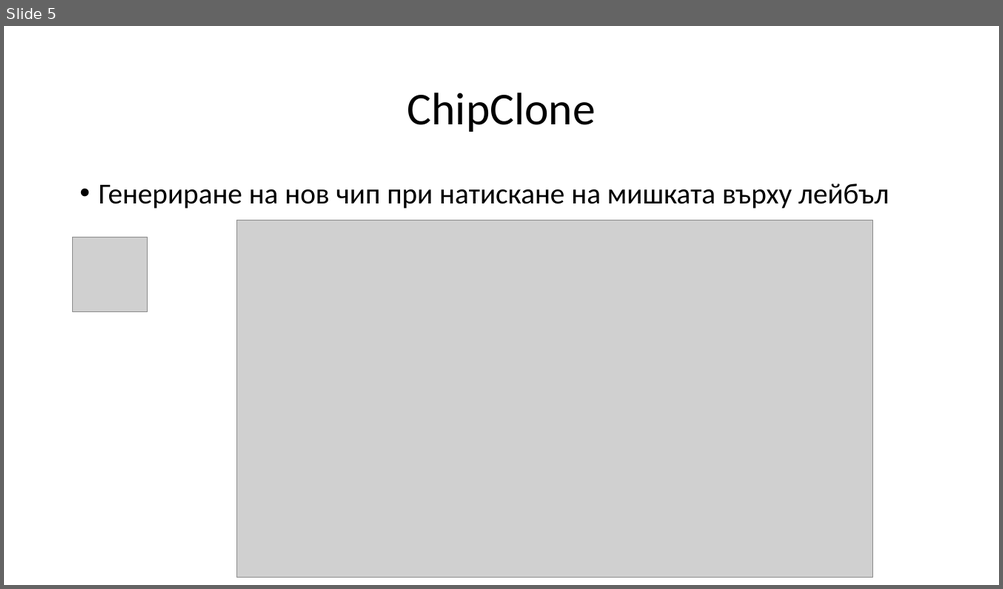
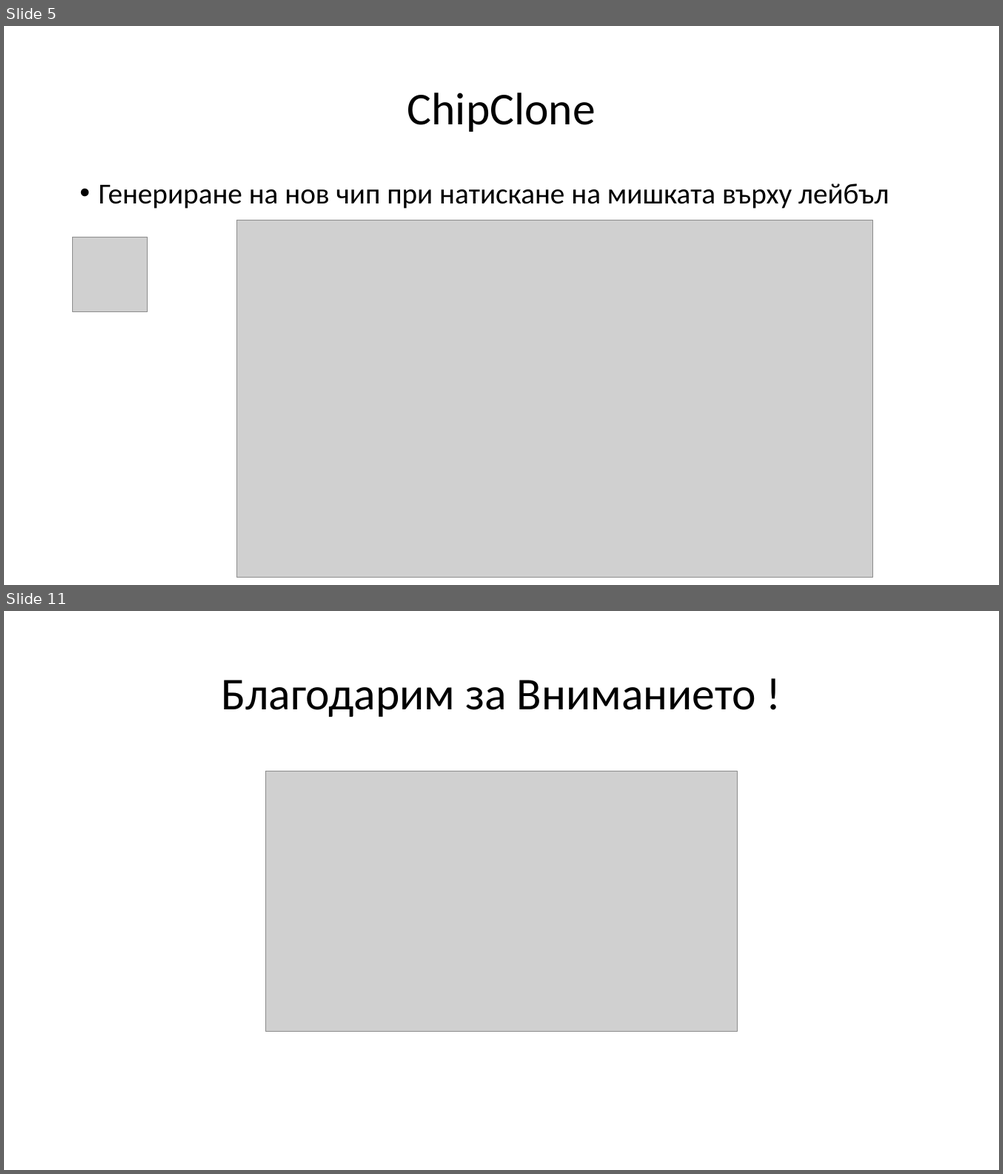
Before and after one commit to moplest/dsfsfdfds, a slide deck: Prezentaciq/problemiii.pptx. Shown one above the other, each under a label of ours: slide 5 before the commit, slides 5 and 11 after it; the slides between them are not shown. The pictures are 1003x589 and 1003x1174 pixels, drawn with LibreOffice and Linux fonts; fonts in the diff are those of the drawing; grey boxes stand for pictures. Boxes give left, top, right and bottom in pixels: in the first picture for what was removed or moved away, otherwise in the second. Text is boxed around its words. In the diff, an @@ line names an element or a change of style, - is before the commit and + after.

```diff
--- a/Prezentaciq/problemiii.pptx
+++ b/Prezentaciq/problemiii.pptx
@@ slide 11 added at [4,611,999,1170], background #FFFFFF @@
@@ title added at [221,680,756,717], 44 pt, text #000000 @@
+Благодарим за Вниманието !
@@ picture added at [266,772,737,1032] @@
```
Also in this commit, not shown: 3 slides changed, 4 other slides added, 8 other files.
